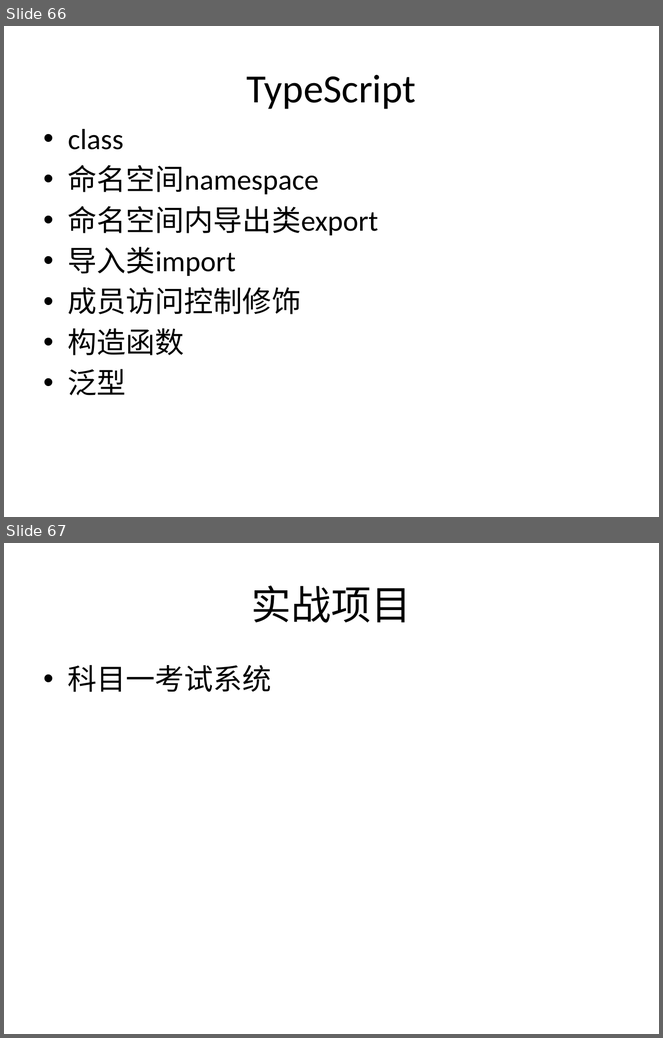
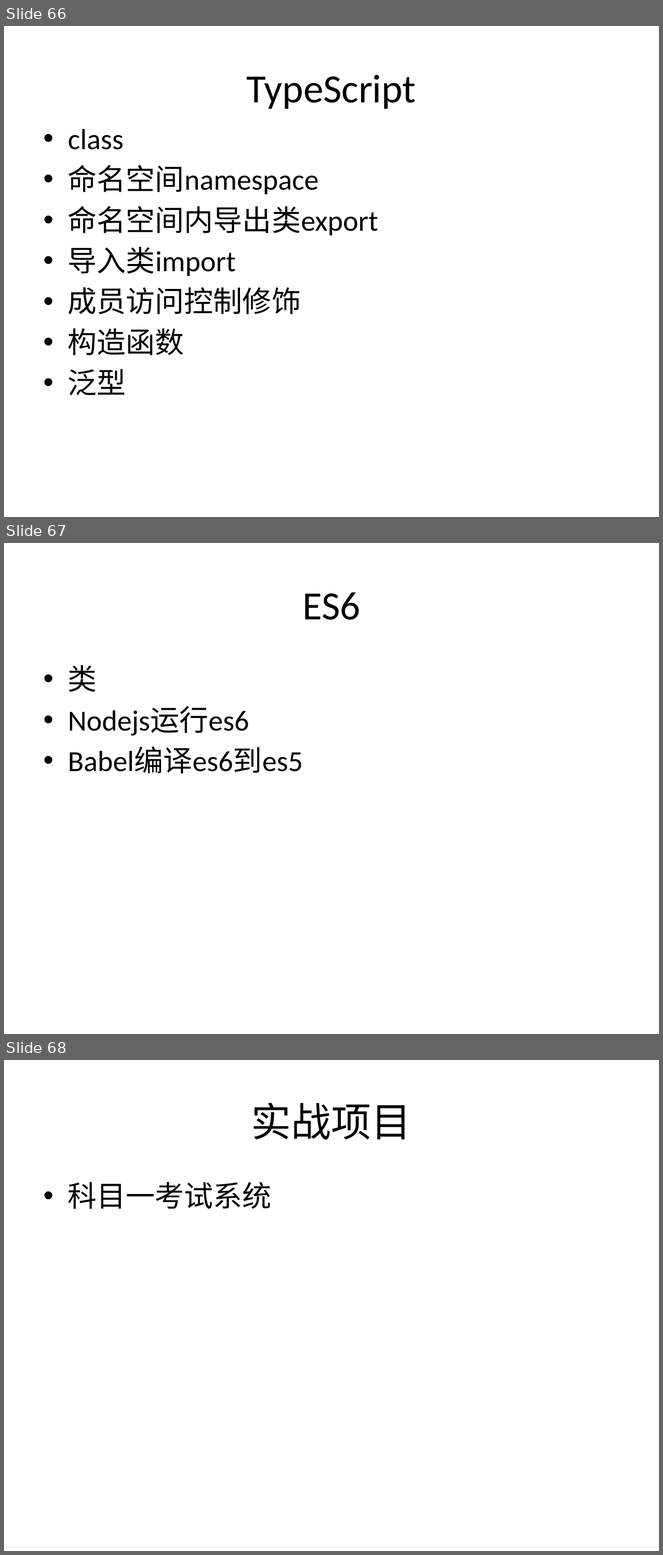
Before and after one commit to plter/HTML5Course20160612, a slide deck: Web前端教学记录.pptx. Shown one above the other, each under a label of ours: slides 66 and 67 before the commit, slides 66, 67 and 68 after it. The pictures are 663x1038 and 663x1555 pixels, drawn with LibreOffice and Linux fonts; fonts in the diff are those of the drawing. Boxes give left, top, right and bottom in pixels: in the first picture for what was removed or moved away, otherwise in the second. Text is boxed around its words. In the diff, an @@ line names an element or a change of style, - is before the commit and + after.

```diff
--- a/Web前端教学记录.pptx
+++ b/Web前端教学记录.pptx
@@ slide 67 added at [4,543,659,1034], background #FFFFFF @@
@@ title added at [302,592,360,620], 44 pt, text #000000 @@
+ES6
@@ text added at [68,665,303,774], 32 pt, text #000000 @@
+• 类
+• Nodejs运行es6
+• Babel编译es6到es5
@@ what was slide 67 is now slide 68 @@
```
Also in this commit, not shown: 21 other files.
